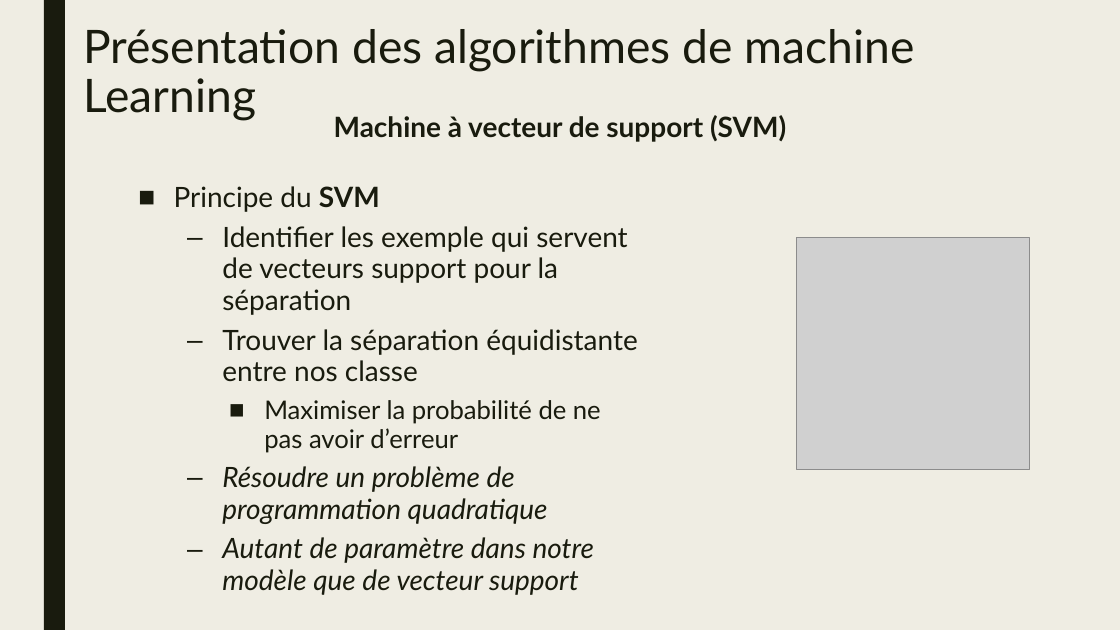
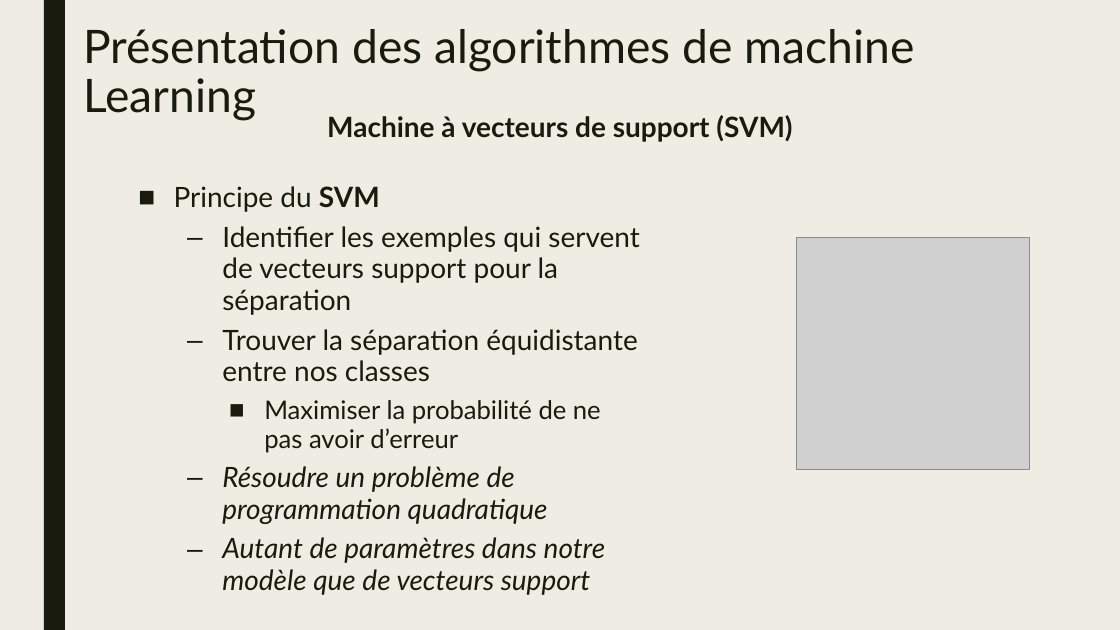
Before and after one commit to natane07/PA-MachineLearning-3ESGI, a slide deck: slide 21 of Project/Docs/Slides/PPT_PA.pptx. Drawn at 1120x630 pixels with LibreOffice and Linux fonts; fonts in the diff are those of the drawing; grey boxes stand for pictures. Boxes give left, top, right and bottom in pixels: in the first picture for what was removed or moved away, otherwise in the second. Text is boxed around its words. In the diff, an @@ line names an element or a change of style, - is before the commit and + after.

```diff
--- a/Project/Docs/Slides/PPT_PA.pptx
+++ b/Project/Docs/Slides/PPT_PA.pptx
@@ text at [327,115,792,142]: text changed @@
-Machine à vecteur de support (SVM)
+Machine à vecteurs de support (SVM)
@@ text at [222,226,639,382]: text changed @@
-  – Identifier les exemple qui servent de vecteurs support pour la séparation
-  – Trouver la séparation équidistante entre nos classe
+  – Identifier les exemples qui servent de vecteurs support pour la séparation
+  – Trouver la séparation équidistante entre nos classes
@@ text at [222,537,606,595]: text changed @@
-  – Autant de paramètre dans notre modèle que de vecteur support
+  – Autant de paramètres dans notre modèle que de vecteurs support
```
Also in this commit, not shown: 22 other slides changed.
